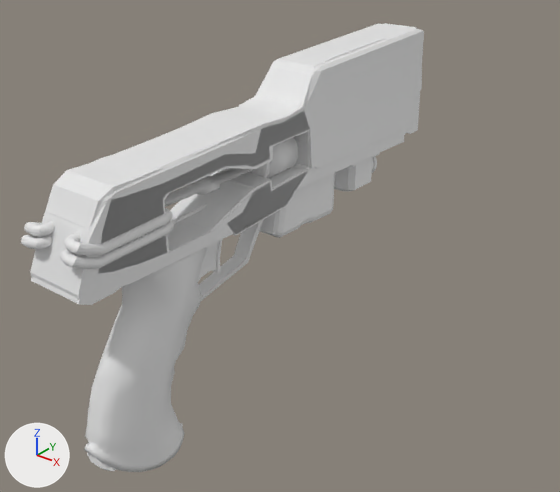
Before and after pictures for a commit that changed the OBJ model Assets/Meshes/pistol.obj.
Rendered twice from a camera (50 mm lens) standing at (2.48, -2.79, 2.17) and looking at (-0.14, 0.48, 0.13). Arrows for +X, +Y and +Z are at lower left; the lights stay in place. Where no turn or scale is listed for an object, it has been applied to the vertices. Vertices at the same position are counted once.

The first picture shows 'Charger_Cylinder.014', 'Top_of_the_gun_Cube.001', 'Underbarrel_Cube.005'.
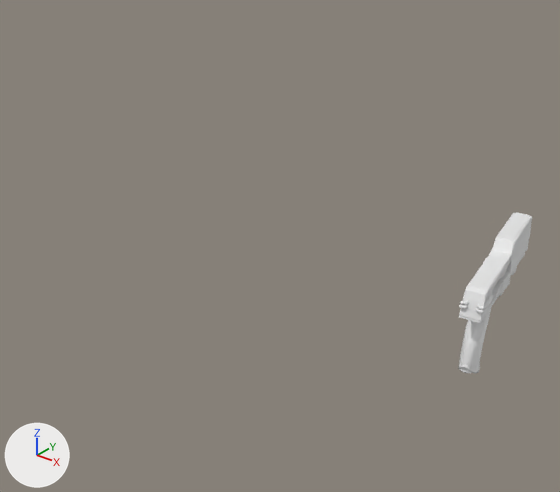
The change in detail:
me_top_of_the_gun_cube_001 is used by ob_top_of_the_gun_cube_001; location (0.0, 0.0, 0.0).
me_top_of_the_gun_cube_001 had 320 vertices, 639 faces and spanned x -0.16..0.16, y -1.19..1.52, z 0.56..1.3.
me_top_of_the_gun_cube_001 now has 3765 vertices, 7285 faces and spans x 0.4..0.74, y 1.52..2.81, z -1.09..-0.26.
me_top_of_the_gun_cube_001 part 1: 3765 vertices added at x 0.4..0.74, y 1.52..2.81, z -1.09..-0.26.
me_top_of_the_gun_cube_001 part 2: 320 vertices removed from x -0.16..0.16, y -1.19..1.52, z 0.56..1.3.
Object 'Charger_Cylinder.014' (ob_charger_cylinder_014) is deleted.
Object 'Underbarrel_Cube.005' (ob_underbarrel_cube_005) is deleted.

What differs and where, as boxes (x1, y1, x2, y2) in the pictures (560 x 492 px):
'Underbarrel_Cube.005', deleted: before (21, 23, 422, 472)
'Top_of_the_gun_Cube.001', reshaped (81% narrower, 42% shorter): before (30, 23, 424, 305); after (458, 212, 532, 374)
'Charger_Cylinder.014', deleted: before (171, 204, 207, 224)
part 1 of me_top_of_the_gun_cube_001, added: after (458, 212, 532, 374)
part 2 of me_top_of_the_gun_cube_001, deleted: before (30, 23, 424, 305)
